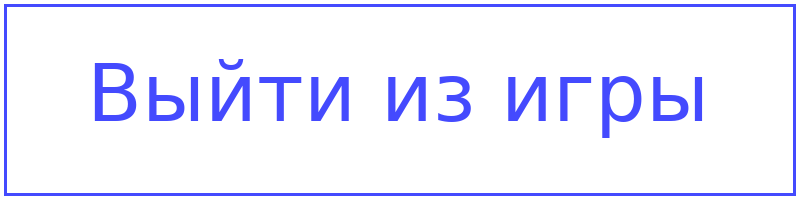
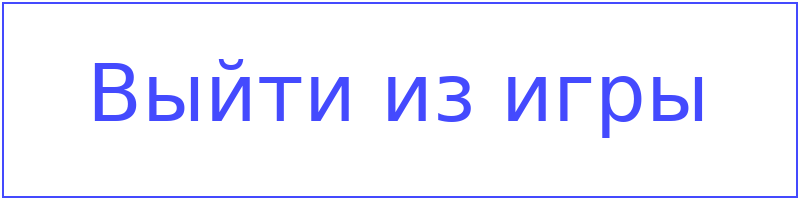
Layer changes from the first 800x200 image to the second:
painted on "playbutton.png" over left=2, top=2, right=798, bottom=198
